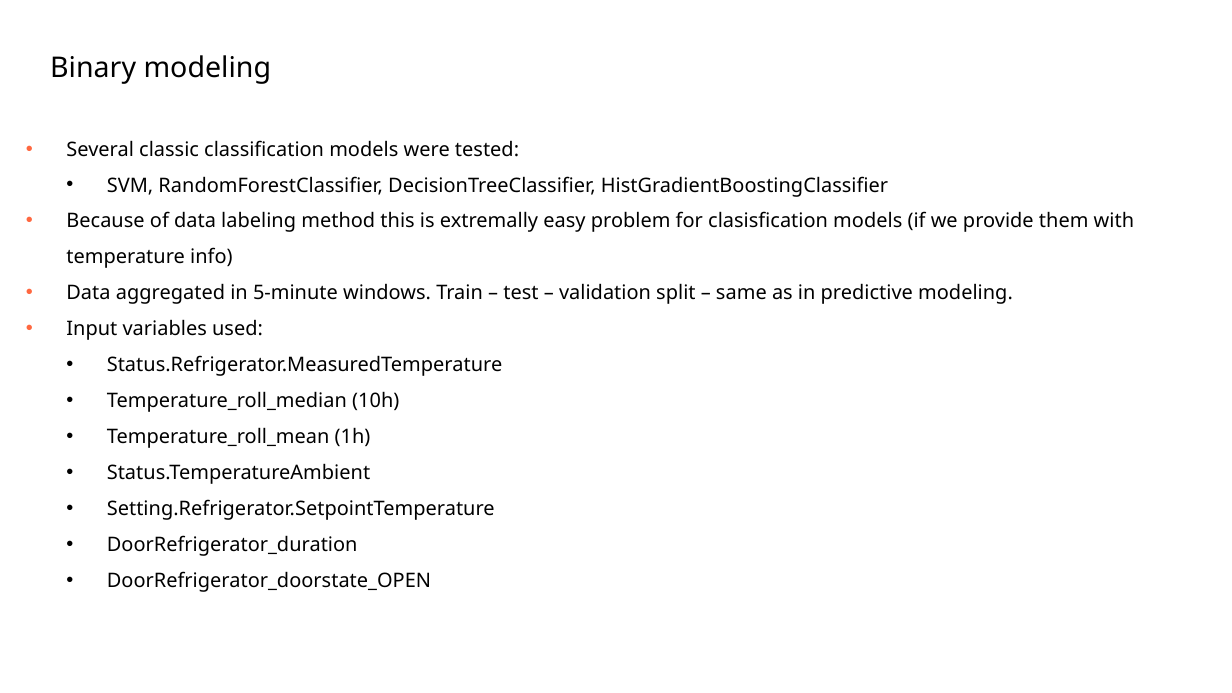
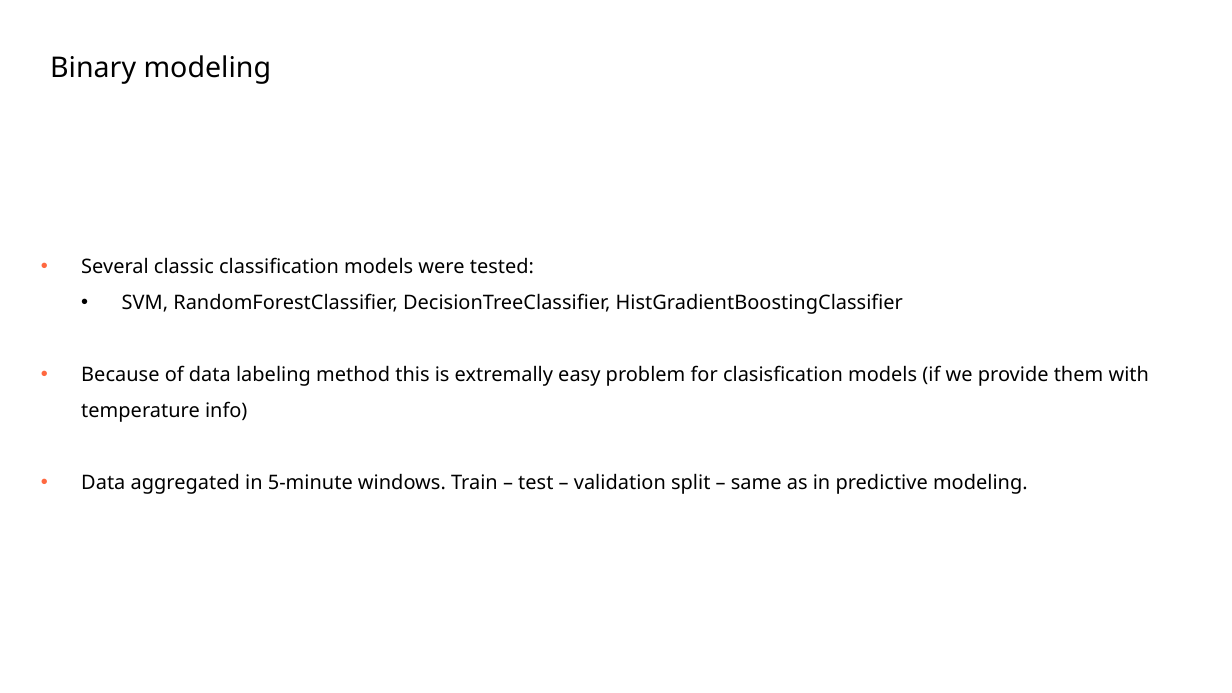
Before and after one commit to mnowicki94/udacity_clean_code_task, a slide deck: slide 24 of cdp.pptx (slide 28 before the commit). Drawn at 1232x693 pixels with LibreOffice and Linux fonts; fonts in the diff are those of the drawing; background and template pictures are left out. Boxes give left, top, right and bottom in pixels: in the first picture for what was removed or moved away, otherwise in the second. Text is boxed around its words. In the diff, an @@ line names an element or a change of style, - is before the commit and + after.

```diff
--- a/cdp.pptx
+++ b/cdp.pptx
@@ text "Several classic classification models were ...": place and size @@
-text "Several classic classification models were ..." at [66,140,1134,592]
+text "Several classic classification models were ..." at [81,257,1149,494]
@@ text at [66,319,502,592]: paragraphs removed @@
-• Input variables used:
-  • Status.Refrigerator.MeasuredTemperature
-  • Temperature_roll_median (10h)
-  • Temperature_roll_mean (1h)
-  • Status.TemperatureAmbient
-  • Setting.Refrigerator.SetpointTemperature
-  • DoorRefrigerator_duration
-  • DoorRefrigerator_doorstate_OPEN
```
Also in this commit, not shown: 13 other slides changed, 1 slide added.
